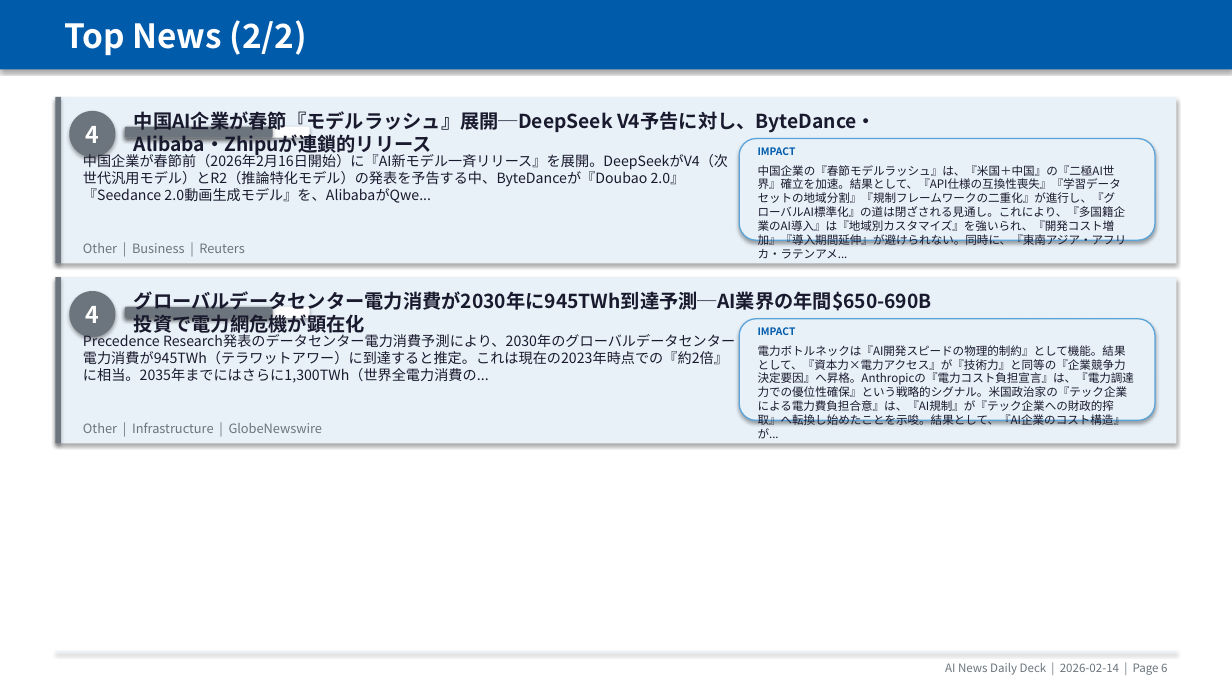
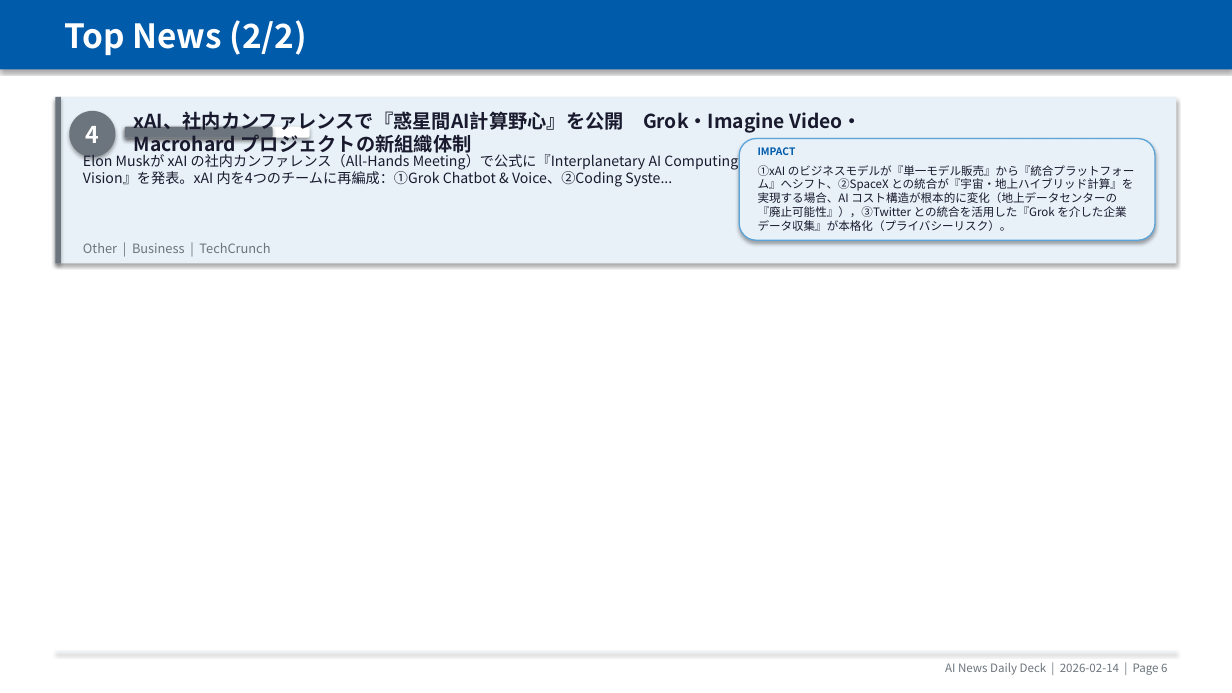
Before and after one commit to chel2311/ai-news-deck-reports, a slide deck: slide 7 of 2026-02-14/report_2026-02-14.pptx. Drawn at 1232x693 pixels with LibreOffice and Linux fonts; fonts in the diff are those of the drawing. Boxes give left, top, right and bottom in pixels: in the first picture for what was removed or moved away, otherwise in the second. Text is boxed around its words. In the diff, an @@ line names an element or a change of style, - is before the commit and + after.

```diff
--- a/2026-02-14/report_2026-02-14.pptx
+++ b/2026-02-14/report_2026-02-14.pptx
@@ text at [134, 111, 624, 157]: text changed @@
-中国AI企業が春節『モデルラッシュ』展開─DeepSeek V4予告に対し、ByteDance・Alibaba・Zhipuが連鎖的リリース
+xAI、社内カンファレンスで『惑星間AI計算野心』を公開 Grok・Imagine Video・Macrohard プロジェクトの新組織体制
@@ text at [83, 152, 738, 187]: text changed @@
-中国企業が春節前（2026年2月16日開始）に『AI新モデル一斉リリース』を展開。DeepSeekがV4（次世代汎用モデル）とR2（推論特化モデル）の発表を予告する中、ByteDanceが『Doubao 2.0』『Seedance 2.0動画生成モデル』を、AlibabaがQwe...
+Elon Muskが xAI の社内カンファレンス（All-Hands Meeting）で公式に『Interplanetary AI Computing Vision』を発表。xAI 内を4つのチームに再編成：①Grok Chatbot & Voice、②Coding Syste...
@@ text at [758, 165, 1135, 231]: text changed @@
-中国企業の『春節モデルラッシュ』は、『米国＋中国』の『二極AI世界』確立を加速。結果として、『API仕様の互換性喪失』『学習データセットの地域分割』『規制フレームワークの二重化』が進行し、『グローバルAI標準化』の道は閉ざされる見通し。これにより、『多国籍企業のAI導入』は『地域別カスタマイズ』を強いられ、『開発コスト増加』『導入期間延伸』が避けられない。同時に、『東南アジア・アフリカ・ラテンアメ...
+①xAI のビジネスモデルが『単一モデル販売』から『統合プラットフォーム』へシフト、②SpaceX との統合が『宇宙・地上ハイブリッド計算』を実現する場合、AI コスト構造が根本的に変化（地上データセンターの『廃止可能性』），③Twitter との統合を活用した『Grok を介した企業データ収集』が本格化（プライバシーリスク）。
@@ text at [83, 243, 270, 253]: text changed @@
-Other | Business | Reuters
+Other | Business | TechCrunch
@@ rectangle removed at [55, 277, 1177, 444] @@
@@ rectangle removed at [55, 277, 61, 444] @@
@@ ellipse removed at [69, 291, 116, 337] @@
@@ text removed at [134, 291, 932, 314] @@
-グローバルデータセンター電力消費が2030年に945TWh到達予測─AI業界の年間$650-690B投資で電力網危機が顕在化
@@ text removed at [86, 306, 100, 323] @@
-4
@@ rounded rectangle removed at [125, 307, 310, 318] @@
@@ rounded rectangle removed at [125, 307, 273, 318] @@
@@ rounded rectangle removed at [739, 319, 1155, 421] @@
@@ text removed at [758, 327, 796, 335] @@
-IMPACT
@@ text removed at [83, 332, 735, 383] @@
-Precedence Research発表のデータセンター電力消費予測により、2030年のグローバルデータセンター電力消費が945TWh（テラワットアワー）に到達すると推定。これは現在の2023年時点での『約2倍』に相当。2035年までにはさらに1,300TWh（世界全電力消費の...
@@ text removed at [758, 345, 1135, 439] @@
-電力ボトルネックは『AI開発スピードの物理的制約』として機能。結果として、『資本力×電力アクセス』が『技術力』と同等の『企業競争力決定要因』へ昇格。Anthropicの『電力コスト負担宣言』は、『電力調達力での優位性確保』という戦略的シグナル。米国政治家の『テック企業による電力費負担合意』は、『AI規制』が『テック企業への財政的搾取』へ転換し始めたことを示唆。結果として、『AI企業のコスト構造』が...
@@ text removed at [83, 423, 323, 433] @@
-Other | Infrastructure | GlobeNewswire
```
Also in this commit, not shown: 9 other slides changed, 9 other files.
